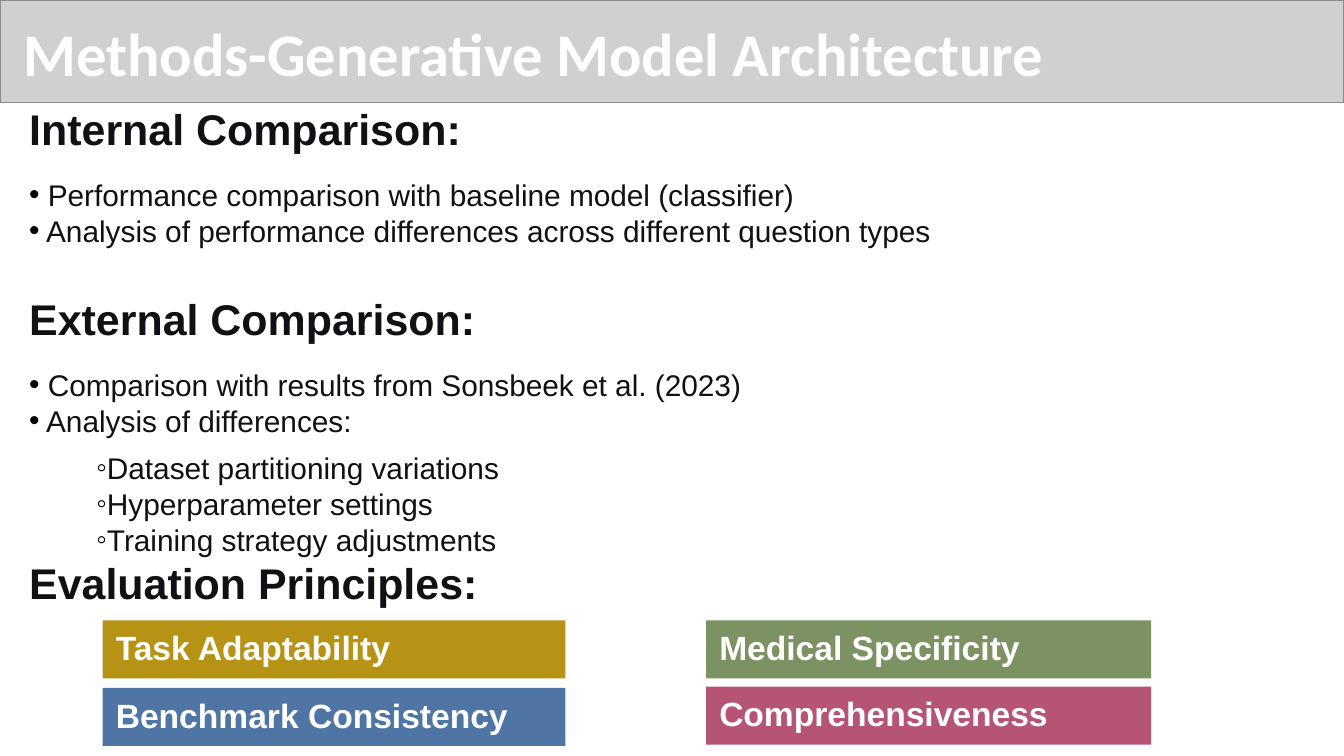
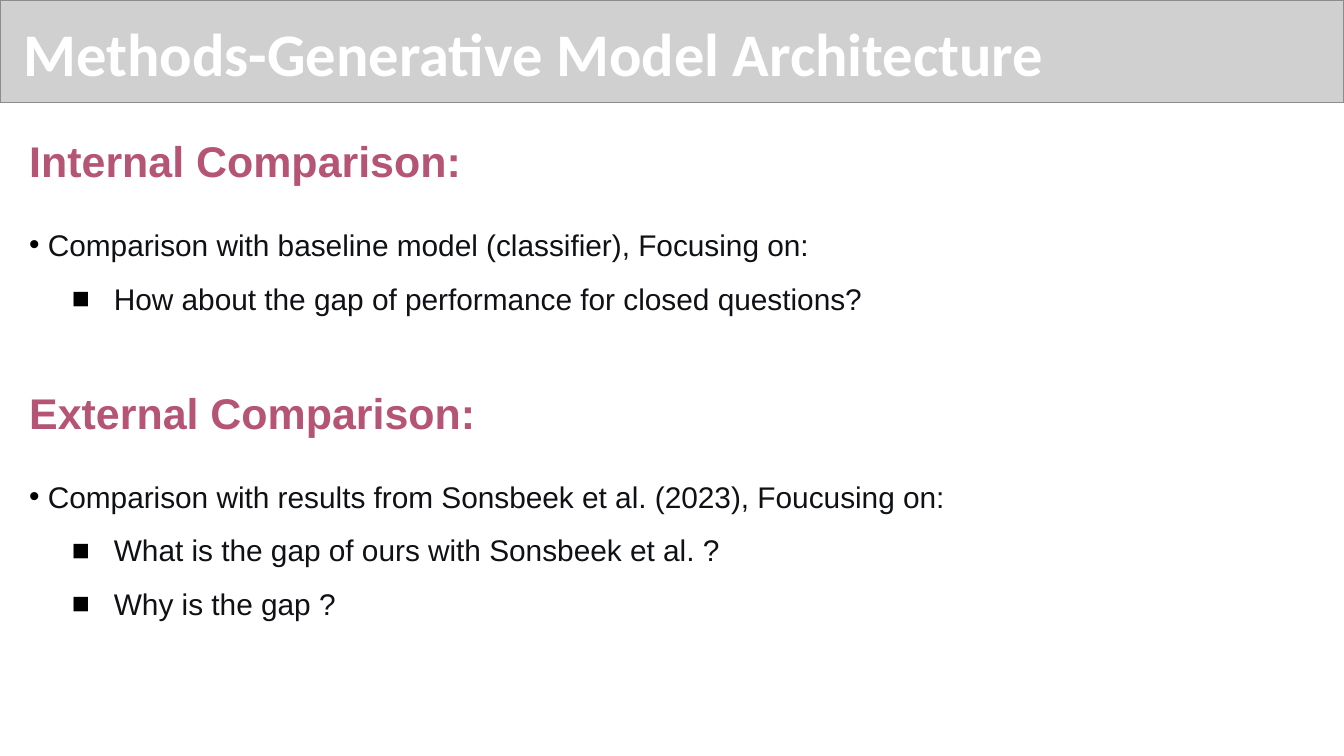
Before and after one commit to zhongjp21-coder/WOA7015_AlternativeAsscement, a slide deck: slide 9 of Report Dir/WOX7001_assignment2_zouting(24201617).pptx (slide 8 before the commit). Drawn at 1344x756 pixels with LibreOffice and Linux fonts; fonts in the diff are those of the drawing; grey boxes stand for pictures. Boxes give left, top, right and bottom in pixels: in the first picture for what was removed or moved away, otherwise in the second. Text is boxed around its words. In the diff, an @@ line names an element or a change of style, - is before the commit and + after.

```diff
--- a/Report Dir/WOX7001_assignment2_zouting(24201617).pptx
+++ b/Report Dir/WOX7001_assignment2_zouting(24201617).pptx
@@ text at [29, 146, 475, 438]: text colour #0F1115 to #B55475 in "Internal Comparison:", "External Comparison:"; line spacing 24pt to 1.5; line spacing 1 to 1.5 @@
@@ text at [48, 234, 862, 315]: text changed @@
-• Performance comparison with baseline model (classifier)
-• Analysis of performance differences across different question types
+• Comparison with baseline model (classifier), Focusing on:
+      ■ How about the gap of performance for closed questions?
@@ text at [48, 486, 944, 621]: text changed @@
-• Comparison with results from Sonsbeek et al. (2023)
-• Analysis of differences:
-    ◦ Dataset partitioning variations
-    ◦ Hyperparameter settings
-    ◦ Training strategy adjustments
-  Evaluation Principles:
+• Comparison with results from Sonsbeek et al. (2023), Foucusing on:
+      ■ What is the gap of ours with Sonsbeek et al. ?
+      ■ Why is the gap ?
@@ rectangle removed at [102, 621, 564, 679] @@
-Task Adaptability
@@ rectangle removed at [706, 621, 1150, 679] @@
-Medical Specificity
@@ rectangle removed at [102, 688, 564, 746] @@
-Benchmark Consistency
@@ rectangle removed at [706, 687, 1150, 745] @@
-Comprehensiveness
```
Also in this commit, not shown: 5 other slides changed, 1 slide added.
